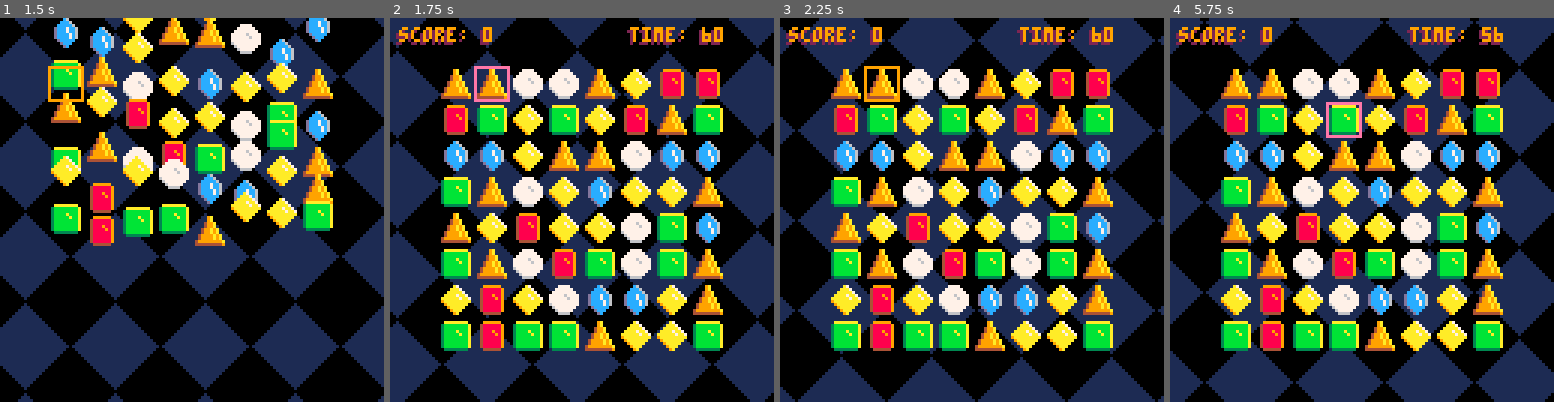
Above: before the commit, frames 1-4 (left to right).
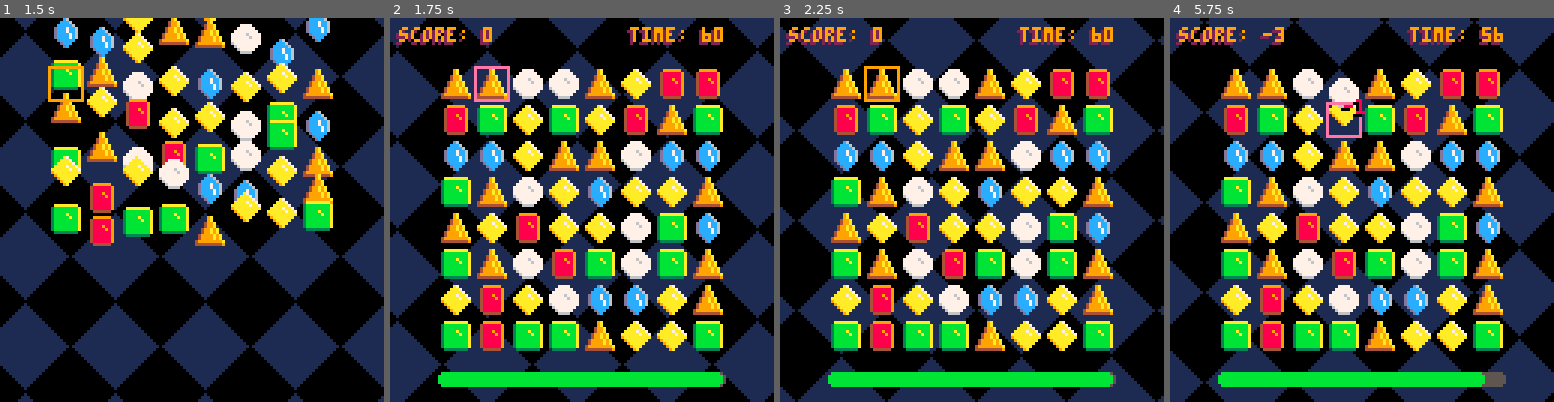
Above: after the commit, the same moments.

Repository: LuosRestil/pico8
Game: PICO-8 cartridge match3/match3.p8
Same seed, same stepped clock (60 frames per second), same inputs: the game is played once before the commit and once after it.
Inputs:
- Up to frame 1 (1.5 s): tap O (Z key) at 0.7 s
- Up to frame 2 (1.75 s): hold Right from 1.6 s (still down); tap O (Z key) at 1.7 s
- Up to frame 3 (2.25 s): release Right at 2.1 s; tap O (Z key) at 2.1 s; hold Up from 2.15 s (still down)
- Up to frame 4 (5.75 s): release Up at 2.42 s; hold Right 2.47-3.03 s; tap O (Z key) every 0.4 s from 2.5 to 5.7 s; hold Left 3.08-3.58 s; hold Down 3.63-3.97 s; hold Right 4.02-4.68 s; hold Up 4.73-5.03 s; hold Left 5.08-5.68 s; hold Down from 5.73 s (still down)

Frame 1 is identical in both runs. In frame 2, 2.9% of the frame differs, in the area x 12-88%, y 92-97%; in frame 3, 2.9%; in frame 4, 4.7%, in the area x 12-88%, y 2-97%.

Commit message:
jools free movement with score reduction, timer bar

Diff:
--- a/match3/match3.p8
+++ b/match3/match3.p8
@@ -176,7 +176,6 @@
 function init_game()
 	state="game"
 	score,mvscore,mul,max_move=0,0,0,0
-	curr=0
 	curr={0,0}
 	selected=nil
 	ps={}
@@ -287,6 +286,7 @@
 	if tick then
 		print_score()
 		print_timer()
+		draw_timer()
 	end
 end
 
@@ -369,34 +369,42 @@
 	local aj=jgrid[a[2]+1][a[1]+1]
 	local bj=jgrid[b[2]+1][b[1]+1]
 	if
-		(aj.fall or bj.fall) or
-		(aj.sprite==bj.sprite)
+		aj.fall or bj.fall or
+		(aj==bj)
 	then
 		selected=nil
 		return
 	end
 
 	aj.sprite,bj.sprite=bj.sprite,aj.sprite
+	aj.swap=true
+	bj.swap=true
+	-- set anim offsets
+	if a[1]~=b[1] then
+		aj.offset[1]=jsize*sgn(b[1]-a[1])
+		bj.offset[1]=jsize*sgn(a[1]-b[1])
+	end
+	if a[2]~=b[2] then
+		aj.offset[2]=jsize*sgn(b[2]-a[2])
+		bj.offset[2]=jsize*sgn(a[2]-b[2])
+	end
+
 	local amatch=makes_match(a[2]+1,a[1]+1)
 	local bmatch=makes_match(b[2]+1,b[1]+1)
 	if
 		not amatch and
 		not bmatch
 	then
-		aj.sprite,bj.sprite=bj.sprite,aj.sprite
+		local ax=a[1]*jsize+padx+jsize/2
+		local bx=b[1]*jsize+padx+jsize/2
+		local ay=a[2]*jsize+pady+jsize/2
+		local by=b[2]*jsize+pady+jsize/2
+		add(txt,new_txt("-1",
+			(ax+bx)/2,(ay+by)/2,false,8))
+		score-=1
+		sfx(7)
 	else
-		aj.swap=true
-		bj.swap=true
 		sfx(0)
-		-- set anim offsets
-		if a[1]~=b[1] then
-			aj.offset[1]=jsize*sgn(b[1]-a[1])
-			bj.offset[1]=jsize*sgn(a[1]-b[1])
-		end
-		if a[2]~=b[2] then
-			aj.offset[2]=jsize*sgn(b[2]-a[2])
-			bj.offset[2]=jsize*sgn(a[2]-b[2])
-		end
 	end
 
 	selected=nil
@@ -514,6 +522,8 @@
 		sfx(1)
 		chain_len+=1
 		change_pitch(1,1)
+		timer+=#grps
+		if(timer>tlimit)timer=tlimit
 	end
 
 
@@ -698,6 +708,30 @@
 	print(olp.."time: "..ceilt,80,3,9)
 end
 
+function draw_timer()
+	rrectfill(
+		padx,128-10,
+		jsize*w,5,
+		2,5)
+	local pct=timer/tlimit
+	local tw=jsize*w*pct
+	local clr=11
+	if pct<.6 then clr=9 end
+	if pct<.3 then clr=8 end
+	if tw>4 then
+		rrectfill(padx,128-10,
+			tw,5,2,clr)
+	else
+		for i=0,ceil(tw)-2 do
+			if i~=1 then
+				line(padx+i,128-9,padx+i,128-7,8)
+			else
+				line(padx+i,128-10,padx+i,128-6,8)
+			end
+		end
+	end
+end
+
 function are_jmoving()
 	for row in all(jgrid) do
 		for j in all(row) do
@@ -918,7 +952,10 @@
 
 txtmeta={
 	draw=function(self)
-		if self.ttl%2==0 then
+		if
+			self.ttl%2==0 and
+			self.rainbow
+		then
 			self.clr=rnd(pclrs)
 		end
 
@@ -931,23 +968,24 @@
 txtmeta.__index=txtmeta
 setmetatable(txtmeta,{__index=pmeta})
 
-function new_txt(val,x,y,lg)
-	if lg==nil then
-		lg=false
-	end
+function new_txt(val,x,y,lg,clr)
+--	if lg==nil then
+--		lg=false
+--	end
 	if lg then
 		val="\^t\^w"..val
 	end
 	local txt={
 		val=val,
-		lg=lg,
+		lg=lg~=nil and true or false,
 		x=x,
 		y=y,
 		dx=0,
 		dy=lg and -0.75 or -0.25,
 		ttl=30,
-		clr=14,
-		destroy=false
+		clr=clr~=nil and clr or 14,
+		destroy=false,
+		rainbow=clr==nil
 	}
 	setmetatable(txt,txtmeta)
 	return txt
Not shown, changed: the sound effects (__sfx__) section of match3/match3.p8
